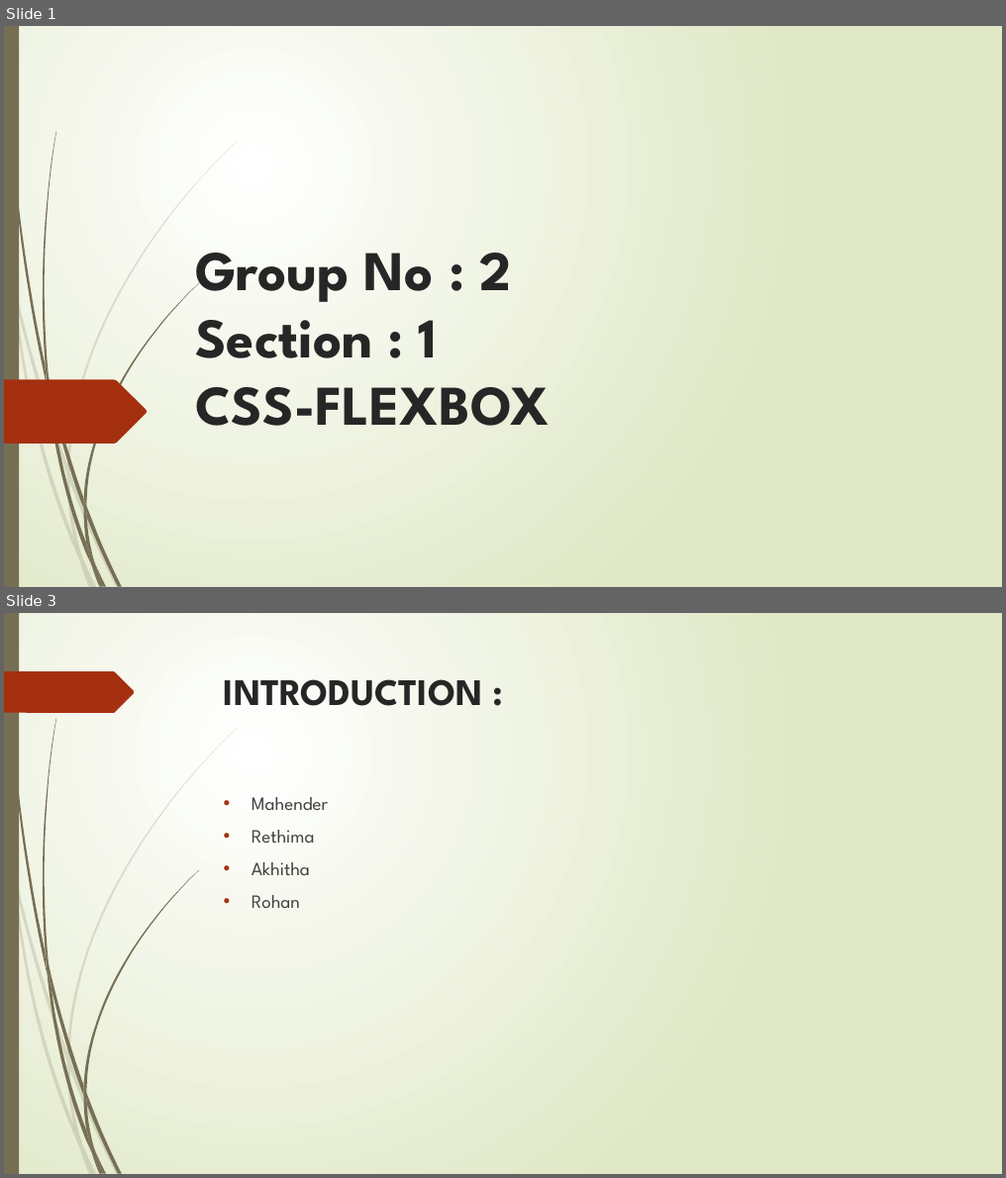
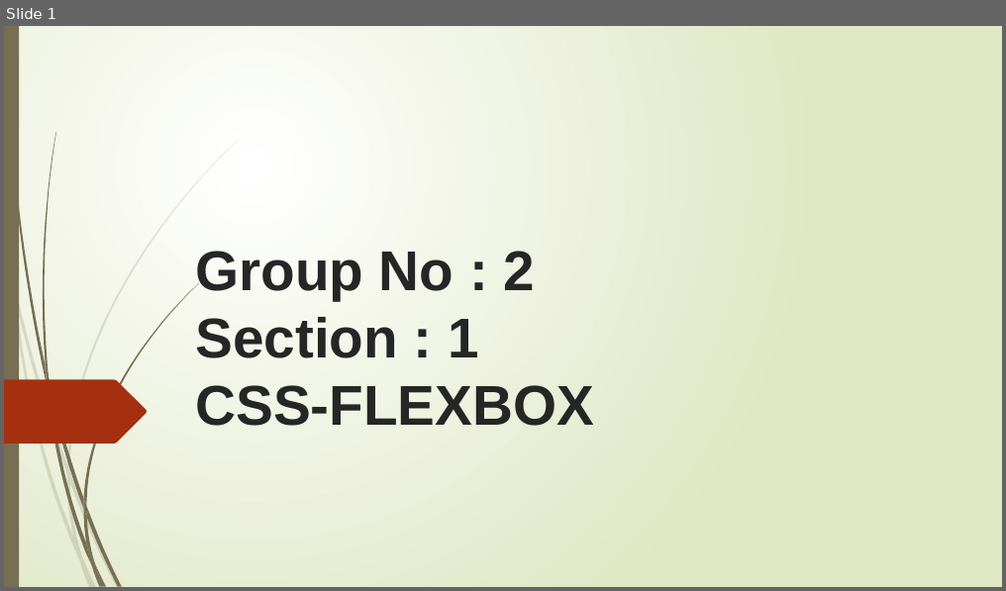
Before and after one commit to Rithima-Reddy/CSS-FLEXBOX, a slide deck: Group No.pptx. Shown one above the other, each under a label of ours: slides 1 and 3 before the commit, slide 1 after it; the slides between them are not shown. The pictures are 1006x1178 and 1006x591 pixels, drawn with LibreOffice and Linux fonts; fonts in the diff are those of the drawing. Boxes give left, top, right and bottom in pixels: in the first picture for what was removed or moved away, otherwise in the second. Text is boxed around its words. In the diff, an @@ line names an element or a change of style, - is before the commit and + after.

```diff
--- a/Group No.pptx
+++ b/Group No.pptx
@@ slide 3 removed at (4, 613, 1002, 1174), background gradient #FFFFFF to #DFE8C4; not listed: 23 template elements that a slide beside it also shows @@
@@ freeform shape removed at (4, 671, 135, 713) @@
@@ title removed at (224, 679, 482, 706) @@
-INTRODUCTION :
@@ text removed at (252, 797, 328, 908) @@
-• Mahender
-• Rethima
-• Akhitha
-• Rohan
@@ slide 1 changed as well @@
@@ title "Group No : 2 Section ..." at (195, 251, 594, 426): font League Spartan to Arial @@
```
Also in this commit, not shown: 1 other slide changed, 7 slides added, 2 other slides removed.
